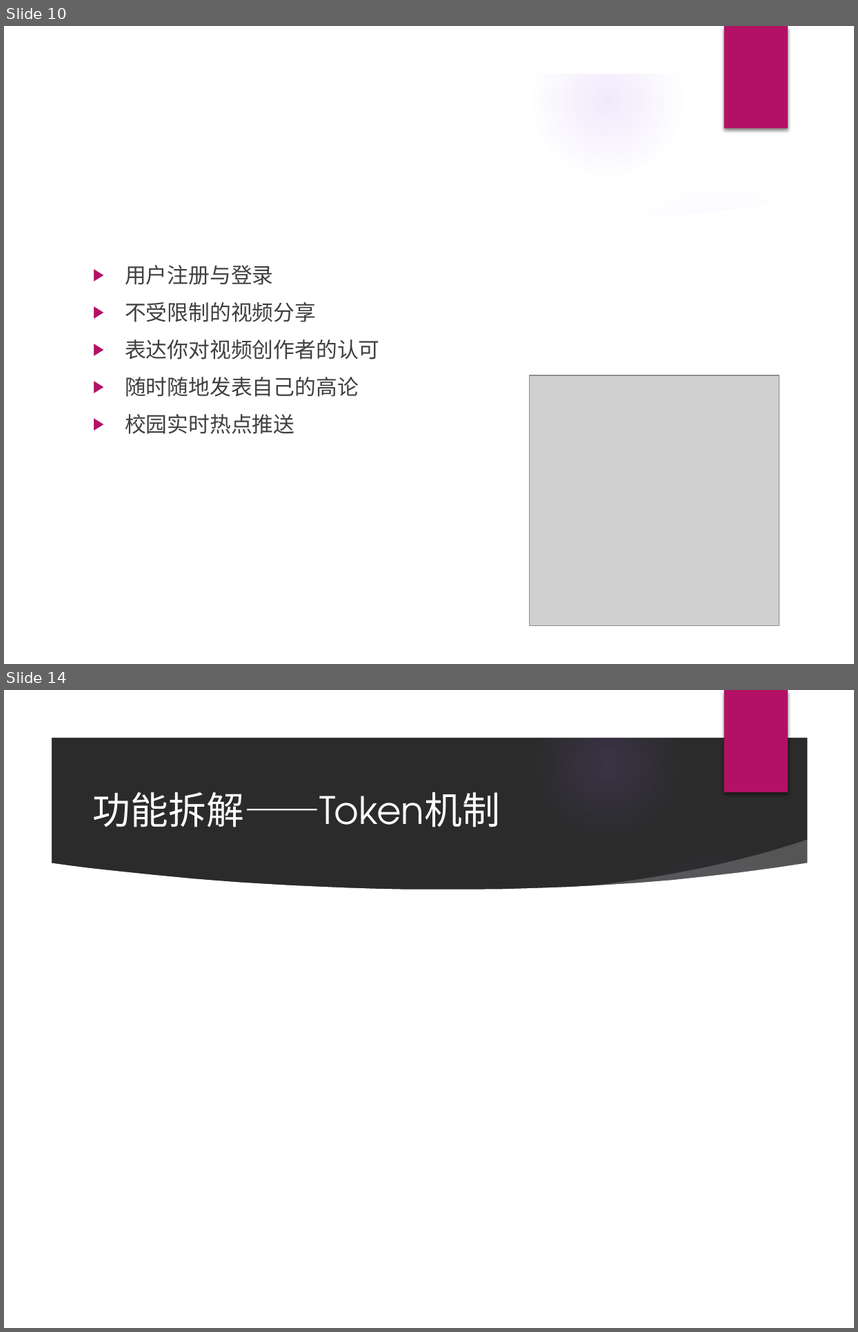
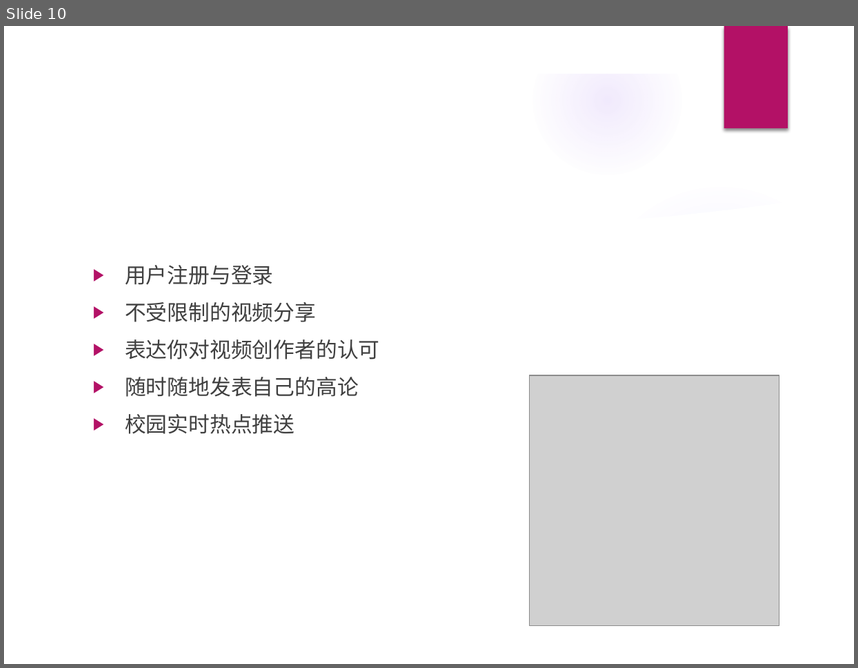
Before and after one commit to Relate13/web_2023, a slide deck: 项目介绍.pptx. Shown one above the other, each under a label of ours: slides 10 and 14 before the commit, slide 10 after it; the slides between them are not shown. The pictures are 858x1332 and 858x668 pixels, drawn with LibreOffice and Linux fonts; fonts in the diff are those of the drawing; grey boxes stand for pictures; background and template pictures are left out; a plain dark background stands for a picture behind light text. Boxes give left, top, right and bottom in pixels: in the first picture for what was removed or moved away, otherwise in the second. Text is boxed around its words. In the diff, an @@ line names an element or a change of style, - is before the commit and + after.

```diff
--- a/项目介绍.pptx
+++ b/项目介绍.pptx
@@ slide 14 removed at (4,690,854,1328), background picture (left out); not listed: 9 template elements that a slide beside it also shows @@
@@ title removed at (93,792,500,827) @@
-功能拆解——Token机制
```
Also in this commit, not shown: 2 slides changed, 5 slides added, 2 other slides removed.
